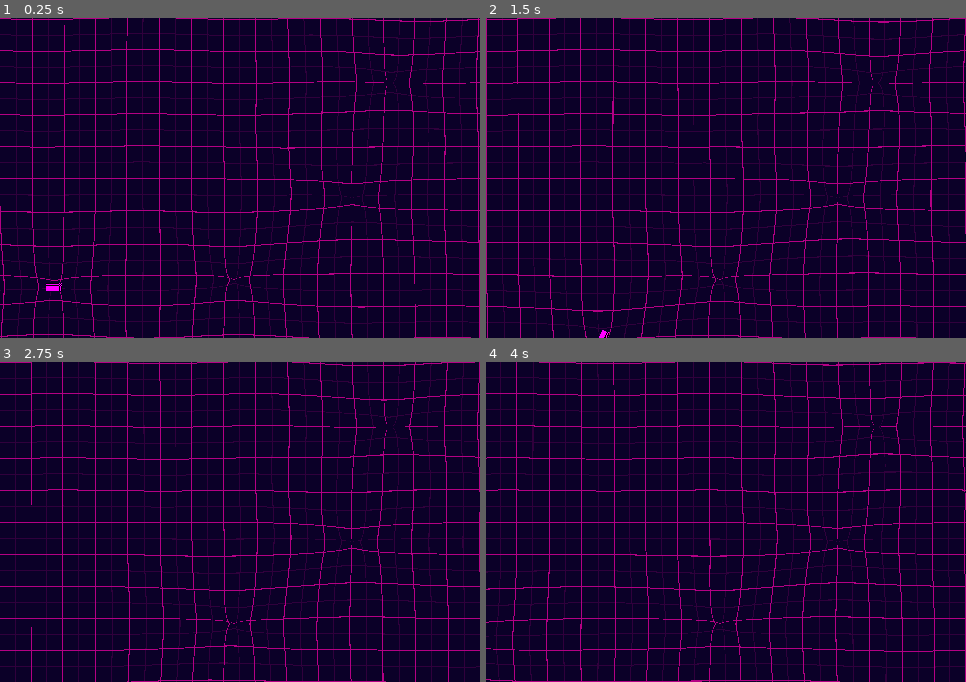
Above: before the commit, frames 1-4 (two rows, left to right).
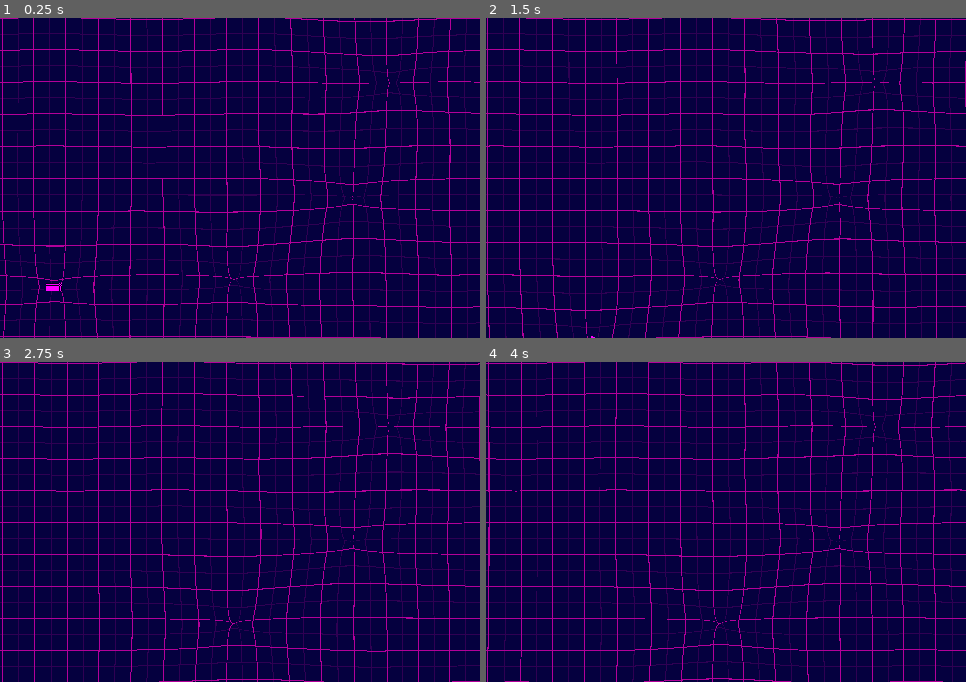
Above: after the commit, the same moments.

Repository: 3xcpy/roguelike-arcade-driving
Game: Godot game, scene res://scenes/stage.tscn
Two runs of this game, one before a commit and one after it. Both use one fixed random seed, a clock stepped at 60 frames per second and the inputs below.
Inputs:
- Up to frame 1 (0.25 s): no input
- Up to frame 2 (1.5 s): tap Enter at 0.5 s; hold Right (steer_right) 0.53-1.28 s; tap Alt at 0.6 s; hold Down from 1.28 s (still down); tap Shift at 1.35 s
- Up to frame 3 (2.75 s): release Down at 2.03 s; hold Right (steer_right) from 2.03 s (still down); tap Alt at 2.1 s
- Up to frame 4 (4 s): release Right (steer_right) at 2.78 s; hold Up 2.78-3.53 s; tap Shift at 2.85 s; hold Left (steer_left) from 3.53 s (still down); tap Alt at 3.6 s

The runs differ from the first frame. In frame 1, 18% of the frame differs, in the area x 0-100%, y 0-100%; in frame 2, 18%; in frame 3, 17%; in frame 4, 18%.

Commit message:
drift sparks and bloom

Diff:
--- a/scenes/player.tscn
+++ b/scenes/player.tscn
@@ -9,21 +9,46 @@
 [sub_resource type="PlaceholderTexture2D" id="PlaceholderTexture2D_3vyb7"]
 size = Vector2(8, 16)
 
+[sub_resource type="Curve" id="Curve_qhqgy"]
+_limits = [0.0, 100.0, 0.0, 1.0]
+_data = [Vector2(0, 0), 0.0, 0.0, 0, 0, Vector2(1, 20.922455), 0.0, 0.0, 0, 0]
+point_count = 2
+
+[sub_resource type="CurveTexture" id="CurveTexture_dqkch"]
+curve = SubResource("Curve_qhqgy")
+
+[sub_resource type="Curve" id="Curve_g2els"]
+_limits = [0.0, 1024.0, 0.0, 1.0]
+_data = [Vector2(0, 1024), 0.0, 0.0, 0, 0]
+point_count = 1
+
+[sub_resource type="CurveTexture" id="CurveTexture_qhqgy"]
+curve = SubResource("Curve_g2els")
+
 [sub_resource type="ParticleProcessMaterial" id="ParticleProcessMaterial_3vyb7"]
+lifetime_randomness = 0.1
 particle_flag_disable_z = true
+emission_shape = 3
+emission_box_extents = Vector3(1, 4, 1)
 angle_min = 1.0728835e-05
 angle_max = 1.0728835e-05
 direction = Vector3(-1, 0, 0)
-spread = 29.444
-initial_velocity_max = 47.059998
+spread = 90.0
+initial_velocity_min = 100.0
+initial_velocity_max = 100.0
 gravity = Vector3(0, 0, 0)
-linear_accel_min = -2.2351742e-06
-linear_accel_max = -2.2351742e-06
+damping_min = 100.00001
+damping_max = 100.00001
+damping_curve = SubResource("CurveTexture_dqkch")
+attractor_interaction_enabled = false
+emission_curve = SubResource("CurveTexture_qhqgy")
 
 [node name="Player" type="CharacterBody2D"]
+z_index = 1
 script = ExtResource("1_3vyb7")
 speed = 150.0
-traction = 3.0
+traction = 5.0
+drift_trigger = 0.8
 
 [node name="CollisionShape2D" type="CollisionShape2D" parent="."]
 rotation = 1.5707964
@@ -33,9 +58,12 @@
 rotation = 1.5707964
 texture = SubResource("PlaceholderTexture2D_3vyb7")
 
-[node name="GPUParticles2D" type="GPUParticles2D" parent="."]
-position = Vector2(-9, 0)
-emitting = false
+[node name="DriftParticles" type="GPUParticles2D" parent="."]
+modulate = Color(18.892157, 18.892157, 18.892157, 1)
+z_index = -1
+position = Vector2(-8, 0)
+amount = 16
+lifetime = 0.25
 process_material = SubResource("ParticleProcessMaterial_3vyb7")
 
 [node name="DistortionEmitter" parent="." instance=ExtResource("2_g2els")]
--- a/scenes/stage.tscn
+++ b/scenes/stage.tscn
@@ -16,6 +16,15 @@
 shader_parameter/falloff_distance = 0.3
 shader_parameter/falloff_variance = 0.05
 
+[sub_resource type="Environment" id="Environment_2so7o"]
+background_mode = 3
+glow_enabled = true
+glow_intensity = 8.0
+glow_bloom = 0.08
+glow_hdr_threshold = 0.95
+glow_hdr_scale = 0.5
+glow_hdr_luminance_cap = 20.0
+
 [node name="Stage" type="Node2D"]
 
 [node name="Player" parent="." instance=ExtResource("1_8rem4")]
@@ -25,9 +34,10 @@
 z_index = -100
 texture_repeat = 2
 material = SubResource("ShaderMaterial_6c5u0")
-offset_left = -1.0
-offset_right = 480.0
-offset_bottom = 321.0
+offset_left = -94.0
+offset_top = -64.0
+offset_right = 561.0
+offset_bottom = 403.0
 pivot_offset = Vector2(74, 114)
 texture = ExtResource("2_gi7kc")
 expand_mode = 1
@@ -55,3 +65,6 @@
 [node name="DistortionEmitter3" parent="." instance=ExtResource("5_vcsse")]
 position = Vector2(390, 65)
 weight = 0.2
+
+[node name="WorldEnvironment" type="WorldEnvironment" parent="."]
+environment = SubResource("Environment_2so7o")
--- a/scripts/player.gd
+++ b/scripts/player.gd
@@ -2,12 +2,16 @@
 
 @export var speed: float = 200.0
 @export var accel: float = 100.0
+
 @export var steer_strength: float = 30.0
+
 @export var traction: float = 10.0
 @export var drift_traction: float = 1.0
 @export var drift_trigger: float = 0.5
 
 @export var wheel_base: float = 16.0 # distance between the front and back wheel
+
+@onready var drift_particles: GPUParticles2D = $DriftParticles
 
 
 func _physics_process(delta: float) -> void:
@@ -25,7 +29,15 @@
 	var new_dir = back_wheel.direction_to(front_wheel)
 
 	var slide: float = velocity.normalized().dot(new_dir.normalized())
-	var current_traction = traction if slide > drift_trigger else drift_traction
+	var current_traction
+	if slide > drift_trigger: # not drifting
+		current_traction = traction
+		drift_particles.emitting = false
+	else: # drifting
+		current_traction = drift_traction
+		drift_particles.amount_ratio = ((velocity.length() / speed) - 0.5) * 2.0
+		print(drift_particles.amount_ratio)
+		drift_particles.emitting = true
 
 	velocity = lerp(velocity, new_dir * velocity.length(), current_traction * delta)
 	rotation = new_dir.angle()
Not shown: 1 places in scenes/player.tscn that only renumber resources
Not shown: 1 places in scenes/stage.tscn that only renumber resources
